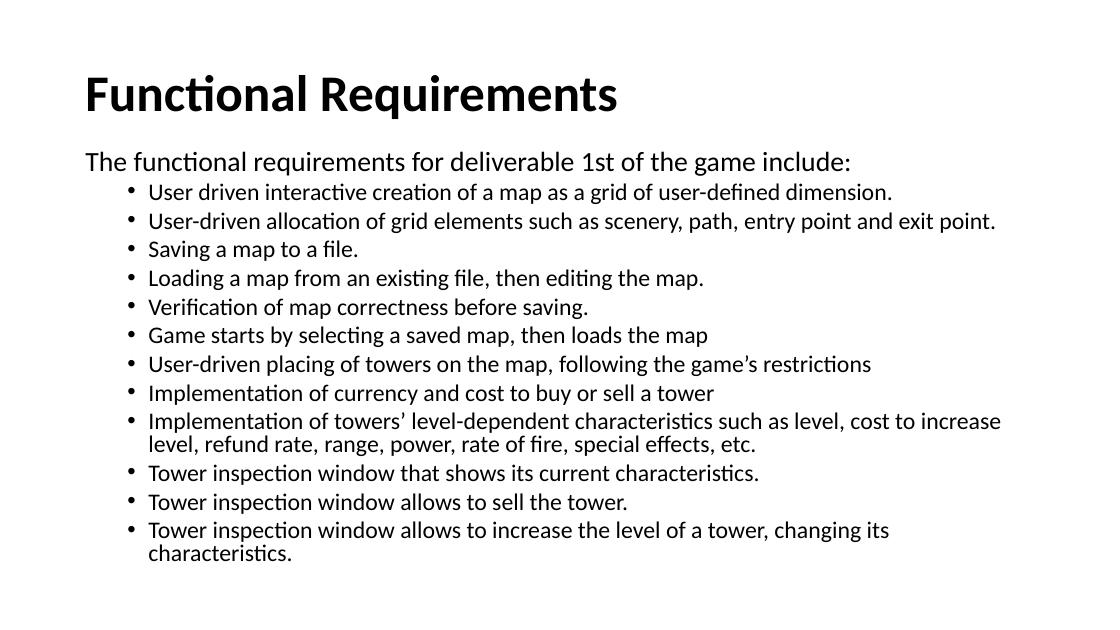
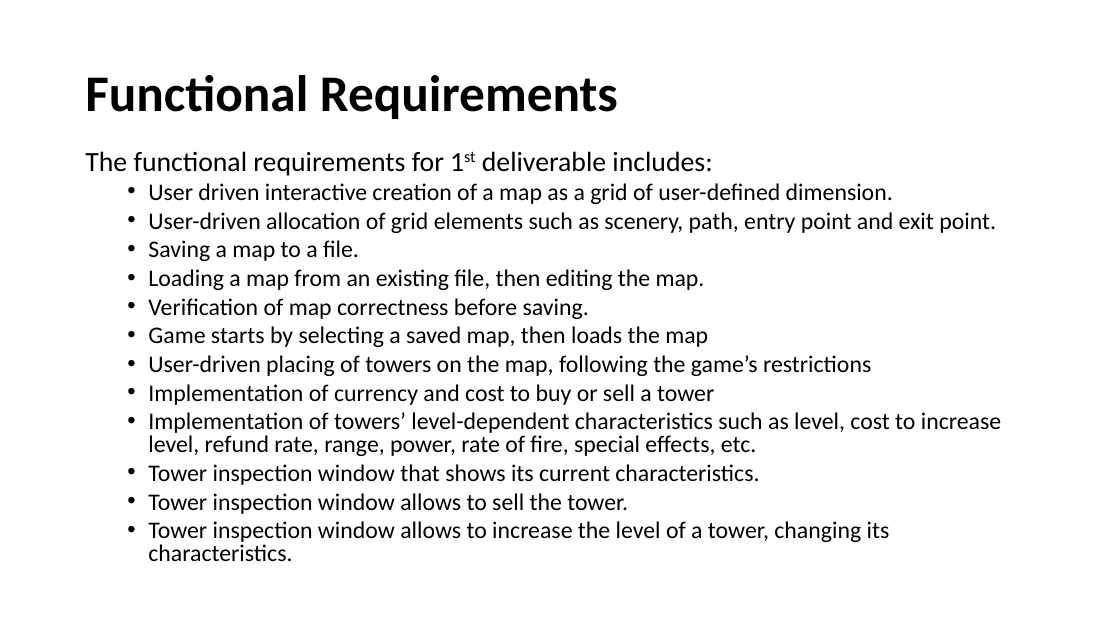
Before and after one commit to umerkk/TD-Game, a slide deck: slide 3 of Design Doc/Presentation.pptx. Drawn at 1120x630 pixels with LibreOffice and Linux fonts; fonts in the diff are those of the drawing. Boxes give left, top, right and bottom in pixels: in the first picture for what was removed or moved away, otherwise in the second. Text is boxed around its words. In the diff, an @@ line names an element or a change of style, - is before the commit and + after.

```diff
--- a/Design Doc/Presentation.pptx
+++ b/Design Doc/Presentation.pptx
@@ text at <box>85,151,712,176</box>: text changed @@
-The functional requirements for deliverable 1st of the game include:
+The functional requirements for 1st deliverable includes:
```
Also in this commit, not shown: 2 other slides changed, 2 slides added, 2 slides removed, 1 other file.
